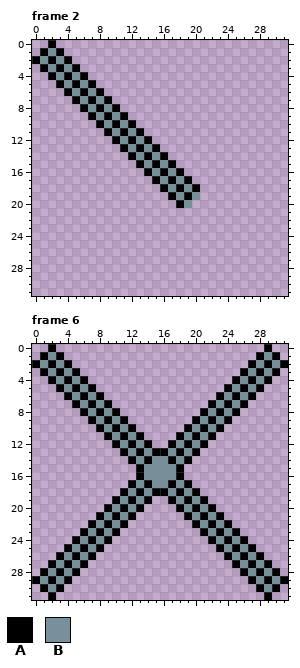
Two states of a pixel-art file, Assets/Sprites/AttackCat/XAttack.aseprite. That is the earlier state.
32x32 pixels, 6 frames. Shown: frame 2, frame 6. The commit also changed other frames, which this record leaves out.
Palette (. is transparent): A #000000  B #78909c
The same view after the edit:
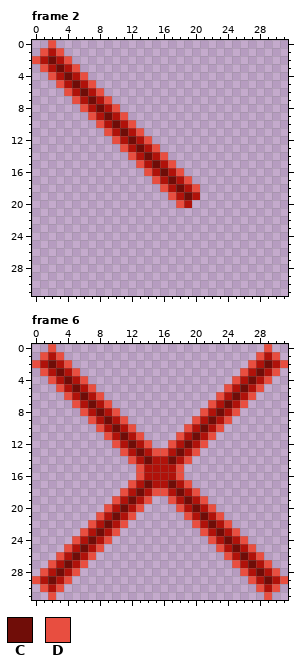
Colours new in this view: C #700d08  D #e84e40
Difference:
Colour B changes from #78909c to #b0120a.
Frame 2:
The edit turns colour A into colour C in row 2 at x 2; in row 3 at x 3; in row 4 at x 4; in row 5 at x 5; in row 6 at x 6; in row 7 at x 7.
The edit turns colour A into colour C in row 8 at x 8; in row 9 at x 9; in row 10 at x 10; in row 11 at x 11; in row 12 at x 12; in row 13 at x 13.
The edit turns colour A into colour C in row 14 at x 14; in row 15 at x 15; in row 16 at x 16; in row 17 at x 17; in row 18 at x 18; in row 19 at x 19.
The edit turns colour A into colour D in row 0 at x 2; in row 1 at x 1 and 3; in row 2 at x 0 and 4; in row 3 at x 1 and 5; in row 4 at x 2 and 6; in row 5 at x 3 and 7.
The edit turns colour A into colour D in row 6 at x 4 and 8; in row 7 at x 5 and 9; in row 8 at x 6 and 10; in row 9 at x 7 and 11; in row 10 at x 8 and 12; in row 11 at x 9 and 13.
The edit turns colour A into colour D in row 12 at x 10 and 14; in row 13 at x 11 and 15; in row 14 at x 12 and 16; in row 15 at x 13 and 17; in row 16 at x 14 and 18; in row 17 at x 15 and 19.
The edit turns colour A into colour D in row 18 at x 16 and 20; in row 19 at x 17; in row 20 at x 18.
Frame 6:
The edit turns colour A into colour C in row 2 at x 2 and 29; in row 3 at x 3 and 28; in row 4 at x 4 and 27; in row 5 at x 5 and 26; in row 6 at x 6 and 25; in row 7 at x 7 and 24.
The edit turns colour A into colour C in row 8 at x 8 and 23; in row 9 at x 9 and 22; in row 10 at x 10 and 21; in row 11 at x 11 and 20; in row 12 at x 12 and 19; in row 13 at x 13 and 18.
The edit turns colour A into colour C in row 14 at x 14 and 17; in row 17 at x 14 and 17; in row 18 at x 13 and 18; in row 19 at x 12 and 19; in row 20 at x 11 and 20; in row 21 at x 10 and 21.
The edit turns colour A into colour C in row 22 at x 9 and 22; in row 23 at x 8 and 23; in row 24 at x 7 and 24; in row 25 at x 6 and 25; in row 26 at x 5 and 26; in row 27 at x 4 and 27.
The edit turns colour A into colour C in row 28 at x 3 and 28; in row 29 at x 2 and 29.
The edit turns colour A into colour D in row 0 at x 2 and 29; in row 1 at x 1, 3, 28 and 30; in row 2 at x 0, 4, 27 and 31; in row 3 at x 1, 5, 26 and 30; in row 4 at x 2, 6, 25 and 29; in row 5 at x 3, 7, 24 and 28.
The edit turns colour A into colour D in row 6 at x 4, 8, 23 and 27; in row 7 at x 5, 9, 22 and 26; in row 8 at x 6, 10, 21 and 25; in row 9 at x 7, 11, 20 and 24; in row 10 at x 8, 12, 19 and 23; in row 11 at x 9, 13, 18 and 22.
The edit turns colour A into colour D in row 12 at x 10, 14, 17 and 21; in row 13 at x 11, 15 to 16 and 20; in row 14 at x 12 and 19; in rows 15 to 16 at x 13 and 18; in row 17 at x 12 and 19; in row 18 at x 11, 15 to 16 and 20.
The edit turns colour A into colour D in row 19 at x 10, 14, 17 and 21; in row 20 at x 9, 13, 18 and 22; in row 21 at x 8, 12, 19 and 23; in row 22 at x 7, 11, 20 and 24; in row 23 at x 6, 10, 21 and 25; in row 24 at x 5, 9, 22 and 26.
The edit turns colour A into colour D in row 25 at x 4, 8, 23 and 27; in row 26 at x 3, 7, 24 and 28; in row 27 at x 2, 6, 25 and 29; in row 28 at x 1, 5, 26 and 30; in row 29 at x 0, 4, 27 and 31; in row 30 at x 1, 3, 28 and 30.
The edit turns colour A into colour D in row 31 at x 2 and 29.
